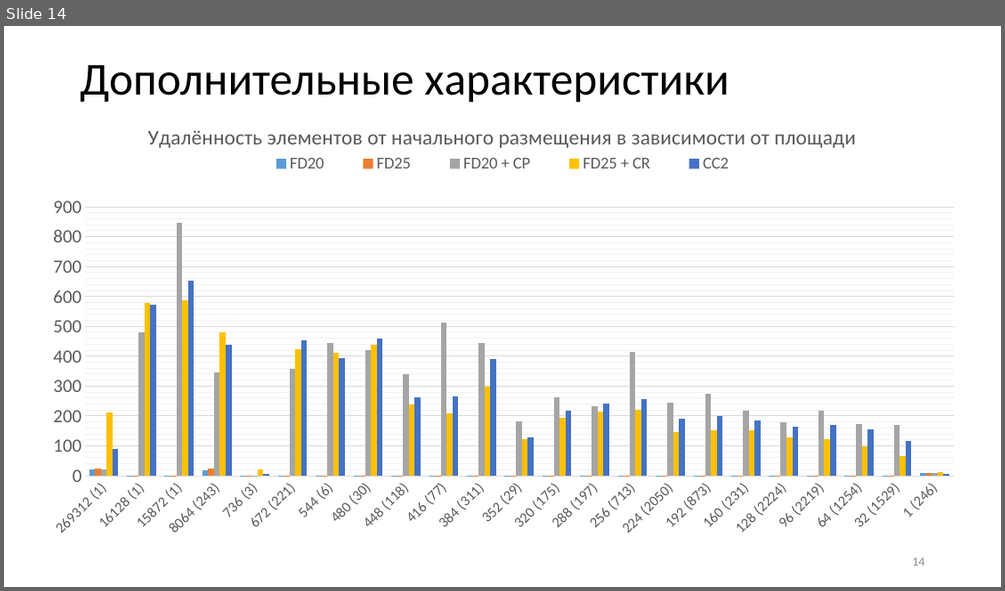
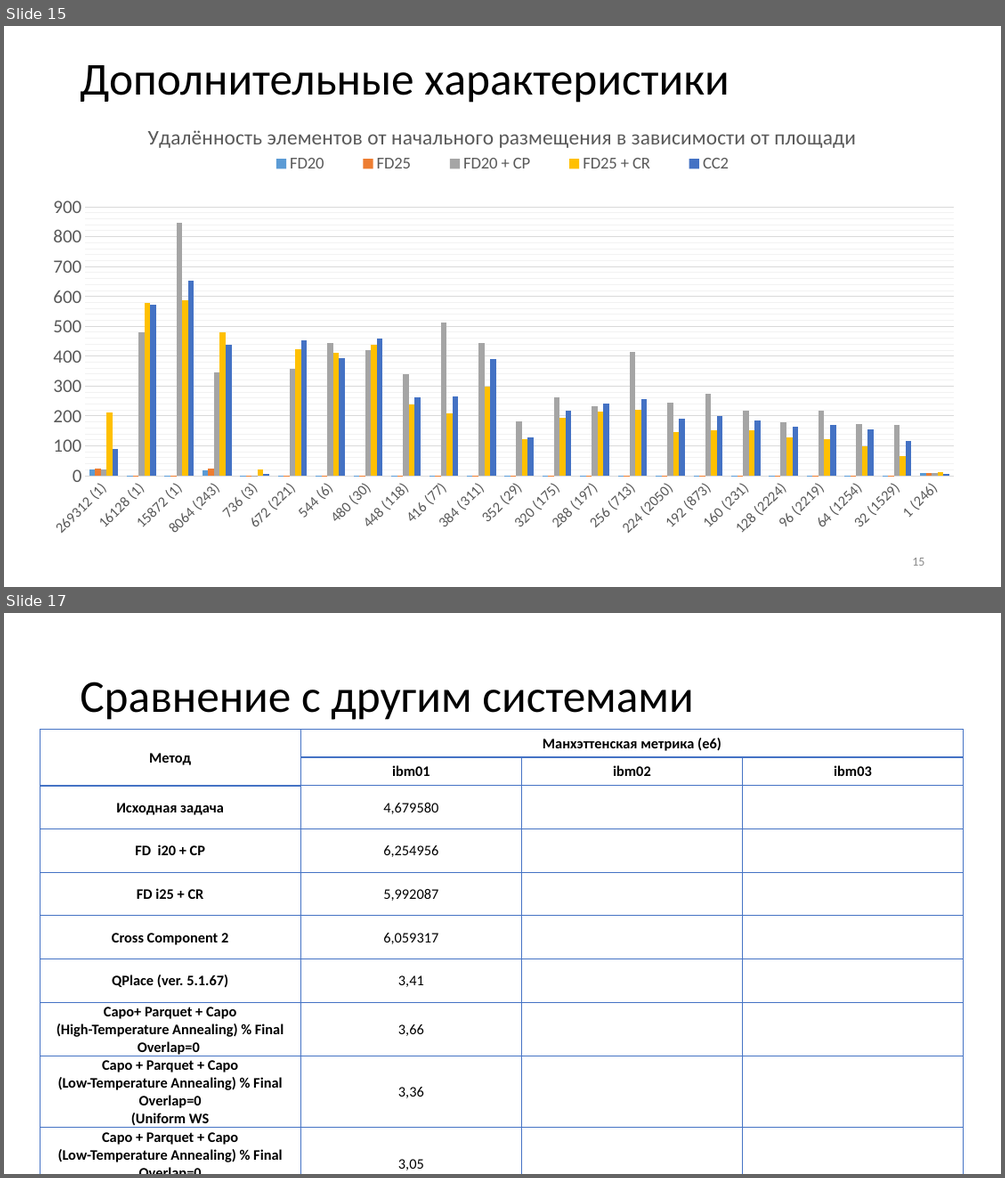
Before and after one commit to SergeyRyzhov/EP, a slide deck: documents/Презентация.pptx. Shown one above the other, each under a label of ours: slide 14 before the commit, slides 15 and 17 after it; the slides between them are not shown. The pictures are 1005x591 and 1005x1178 pixels, drawn with LibreOffice and Linux fonts; fonts in the diff are those of the drawing. Boxes give left, top, right and bottom in pixels: in the first picture for what was removed or moved away, otherwise in the second. Text is boxed around its words. In the diff, an @@ line names an element or a change of style, - is before the commit and + after.

```diff
--- a/documents/Презентация.pptx
+++ b/documents/Презентация.pptx
@@ slide 17 added at <box>4,613,1001,1174</box>, background #FFFFFF @@
@@ title added at <box>80,682,693,720</box>, 44 pt, text #000000 @@
+Сравнение с другим системами
@@ table added at <box>40,730,963,1174</box>, 10 rows, 4 columns @@
+Метод | Манхэттенская метрика (e6) |  | 
+ | ibm01 | ibm02 | ibm03
+Исходная задача | 4,679580 |  | 
+FD i20 + CP | 6,254956 |  | 
+FD i25 + CR | 5,992087 |  | 
+Cross Component 2 | 6,059317 |  | 
+QPlace (ver. 5.1.67) | 3,41 |  | 
+Capo+ Parquet + Capo / (High-Temperature Annealing) % Final Overlap=0 | 3,66 |  | 
+Capo + Parquet + Capo / (Low-Temperature Annealing) % Final Overlap=0 / (Uniform WS | 3,36 |  | 
+Capo + Parquet + Capo / (Low-Temperature Annealing) % Final Overlap=0 / (Filler Cells + Uniform WS) | 3,05 |  | 
@@ what was slide 14 is now slide 15 @@
@@ page number at <box>912,557,924,565</box>: text changed @@
-14
+15
```
Also in this commit, not shown: 8 slides changed, 5 other slides added, 2 slides removed, 1 other file.
